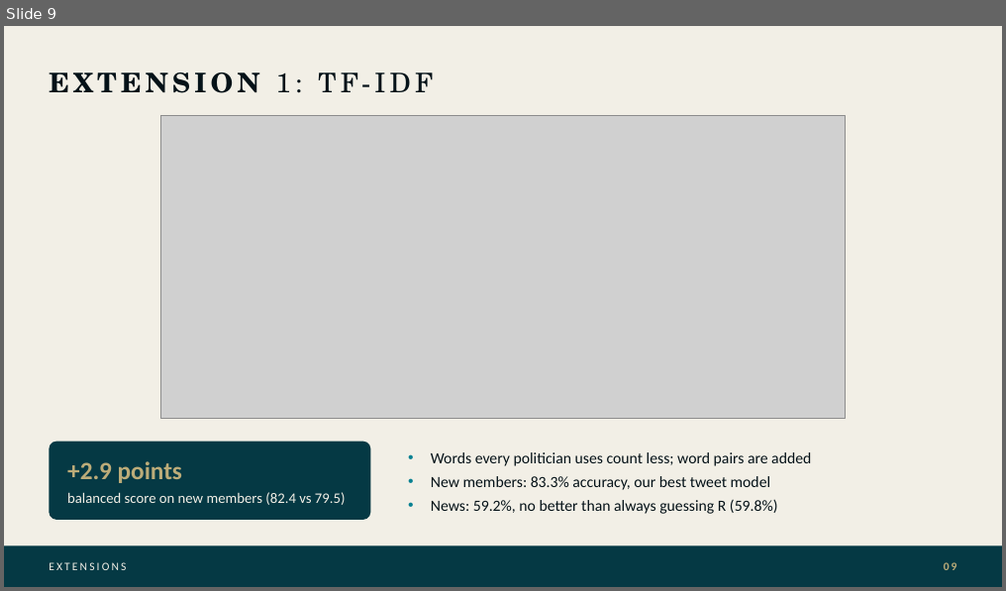
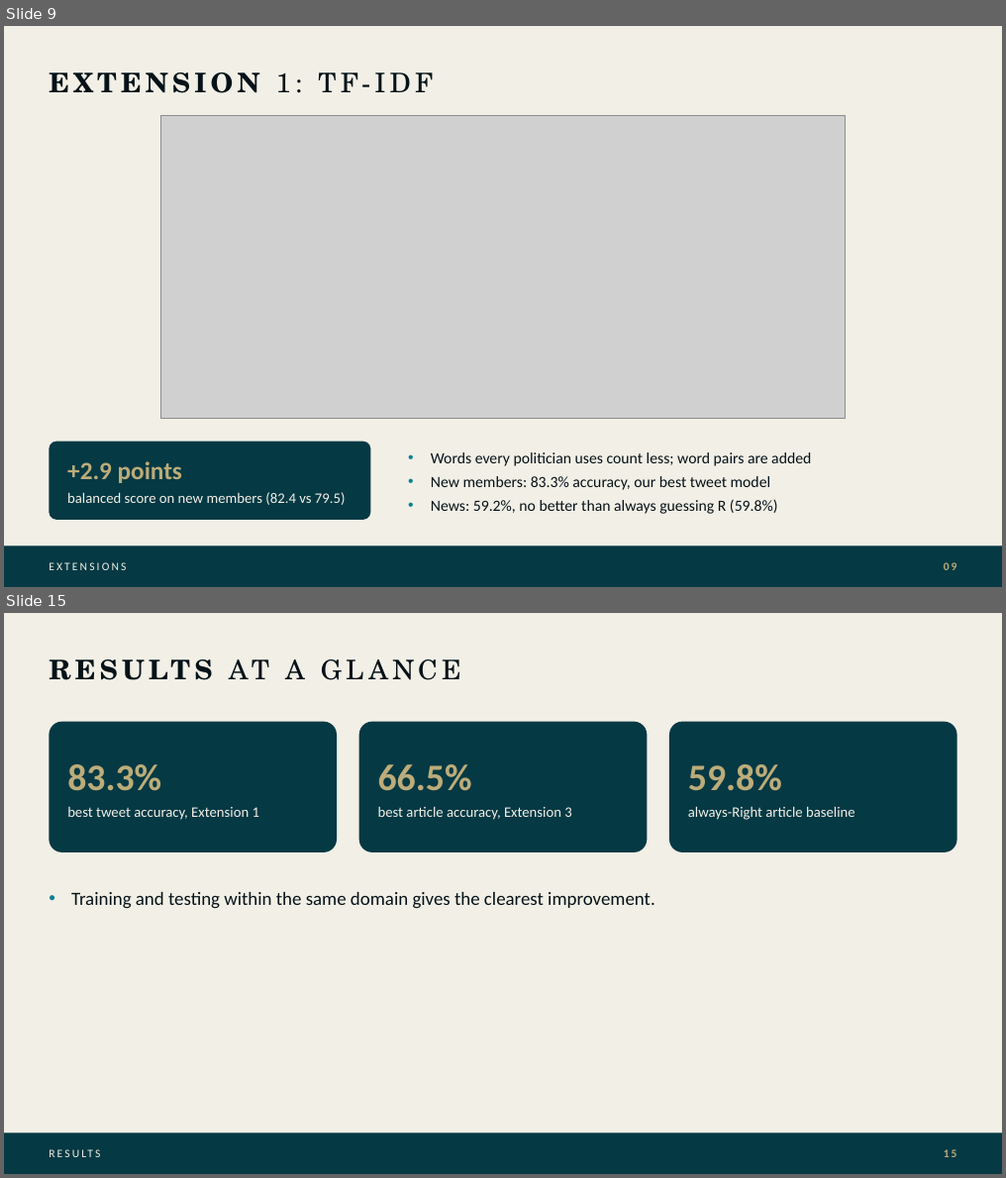
Before and after one commit to SonuAkash-collab/news-political-bias-classifier, a slide deck: docs/slides/deck.pptx. Shown one above the other, each under a label of ours: slide 9 before the commit, slides 9 and 15 after it; the slides between them are not shown. The pictures are 1006x591 and 1006x1178 pixels, drawn with LibreOffice and Linux fonts; fonts in the diff are those of the drawing; grey boxes stand for pictures. Boxes give left, top, right and bottom in pixels: in the first picture for what was removed or moved away, otherwise in the second. Text is boxed around its words. In the diff, an @@ line names an element or a change of style, - is before the commit and + after.

```diff
--- a/docs/slides/deck.pptx
+++ b/docs/slides/deck.pptx
@@ slide 15 added at (x1=4, y1=613, x2=1002, y2=1174), background #F2EFE6 @@
@@ text added at (x1=229, y1=660, x2=249, y2=679), 26 pt, text #051218 @@
+RESULTS AT A GLANCE
@@ rounded rectangle added at (x1=49, y1=722, x2=337, y2=853), fill #053944 @@
@@ rounded rectangle added at (x1=358, y1=722, x2=647, y2=853), fill #053944 @@
@@ rounded rectangle added at (x1=669, y1=722, x2=957, y2=853), fill #053944 @@
@@ text added at (x1=67, y1=764, x2=259, y2=820), 14 pt, text #F2EFE6 @@
+83.3%
+best tweet accuracy, Extension 1
@@ text added at (x1=378, y1=764, x2=571, y2=820), 14 pt, text #F2EFE6 @@
+66.5%
+best article accuracy, Extension 3
@@ text added at (x1=688, y1=764, x2=855, y2=820), 14 pt, text #F2EFE6 @@
+59.8%
+always-Right article baseline
@@ text added at (x1=71, y1=892, x2=655, y2=909), 18 pt, text #051218 @@
+• Training and testing within the same domain gives the clearest improvement.
@@ rectangle added at (x1=4, y1=1134, x2=1002, y2=1174), fill #053944 @@
@@ text added at (x1=49, y1=1134, x2=648, y2=1174), 11 pt, text #F2EFE6 @@
+RESULTS
@@ text added at (x1=944, y1=1150, x2=957, y2=1157), 11 pt, text #BCAC79, bold @@
+15
```
Also in this commit, not shown: 7 other slides added, 1 slide removed.
